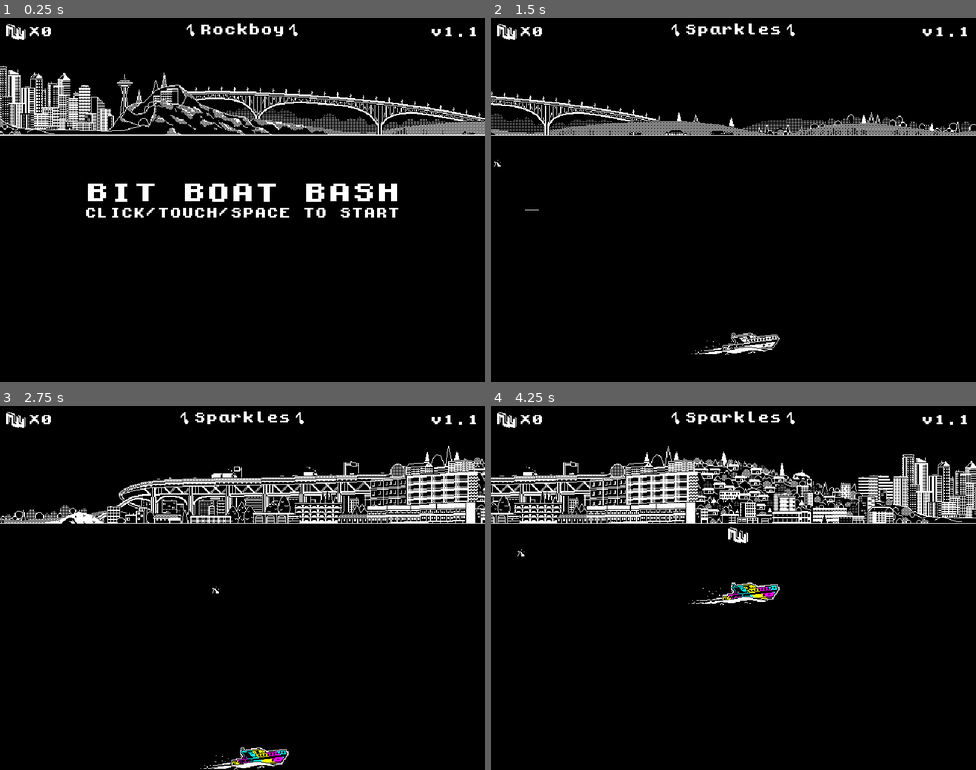
Above: before the commit, frames 1-4 (two rows, left to right).
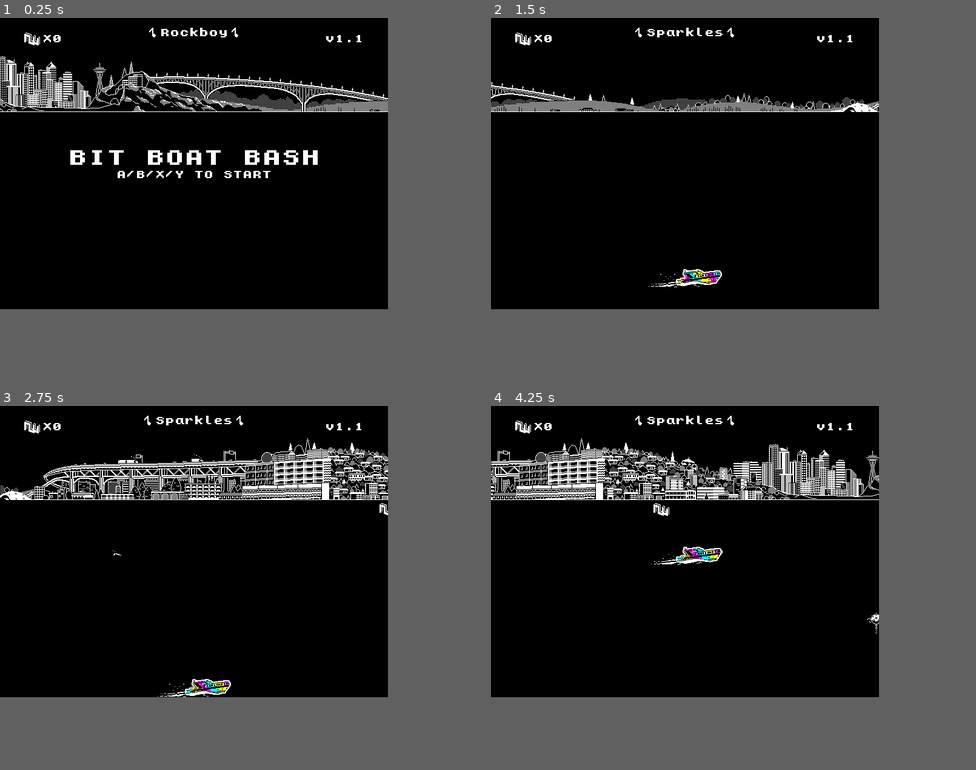
Above: after the commit, the same moments.

Repository: browncanstudios/BitBoatBash
Game: Godot game, scene res://Scenes/GameAndMusic.tscn
The game is run twice, just before and just after one commit, with the same random seed, the same clock (stepped at 60 frames per second) and the same inputs. Sound files missing from this copy of the repository are replaced by a short silence.
Inputs (mouse positions are in pixels of both pictures, inside the frame that each line leads up to):
- Up to frame 1 (0.25 s): no input
- Up to frame 2 (1.5 s): tap Enter (ui_accept) at 0.5, 0.77, 1.07 s; move the mouse to (840, 181) at 0.52 s; hold Right (ui_right) 0.53-1.28 s; tap M at 0.6 s; click (840, 181) at 0.67 s; tap K at 0.8, 1.35 s; move the mouse to (636, 218) at 1.27 s; hold Down (ui_down) from 1.28 s (still down)
- Up to frame 3 (2.75 s): tap Enter (ui_accept) at 1.52, 1.82 s; tap I at 1.55, 2.1 s; move the mouse to (291, 507) at 2.02 s; release Down (ui_down) at 2.03 s; hold Right (ui_right) from 2.03 s (still down); hold Enter (ui_accept) from 2.03 s (still down)
- Up to frame 4 (4.25 s): move the mouse to (709, 660) at 2.77 s; release Right (ui_right) at 2.78 s; release Enter (ui_accept) at 2.78 s; hold Up (ui_up) 2.78-3.53 s; tap Enter (ui_accept) at 2.85, 3.02, 3.32, 3.77, 4.07 s; click (709, 660) at 2.92 s; tap M at 3.05, 3.6 s; move the mouse to (879, 642) at 3.52 s; hold Left (ui_left) from 3.53 s (still down); tap K at 3.8 s
The window is 800x600 before the commit and 640x480 after it. Grey fills any space a smaller window leaves; there, only what the larger window draws over its background counts as a difference.

The runs differ from the first frame. In frame 1, 9.2% of the frame differs, in the area x 0-100%, y 1-55%; in frame 2, 4.4%; in frame 3, 8.9%; in frame 4, 10%, in the area x 0-100%, y 1-63%.

Commit message:
working on raspberry pi support for pow12

Diff:
--- a/Scenes/Game.gd
+++ b/Scenes/Game.gd
@@ -20,7 +20,7 @@
 			if $Player.alive == false:
 				emit_signal("restart")
 	if event is InputEventKey and event.pressed:
-		if event.scancode == KEY_I:
+		if event.scancode == KEY_M or event.scancode == KEY_K:
 			$Player.become_invincible()
 
 func _process(_delta):
--- a/Scenes/GameAndMusic.gd
+++ b/Scenes/GameAndMusic.gd
@@ -33,12 +33,10 @@
 	game.init()
 	game.get_node("Player").connect("player_sunk", self, "_on_Player_sunk")
 
+func _unhandled_input(event):
+	OS.window_fullscreen = true
+
 func _input(event):
-	if event is InputEventKey and event.pressed:
-		if event.scancode == KEY_SPACE and ($PressPlayUI/MarginContainer.visible or $GameOverUI/MarginContainer.visible):
-			$PressPlayUI/MarginContainer.visible = false
-			$GameOverUI/MarginContainer.visible = false
-			restart_game_scene()
 	if event is InputEventMouseButton:
 		if event.button_index == BUTTON_LEFT and ($PressPlayUI/MarginContainer.visible or $GameOverUI/MarginContainer.visible):
 			$PressPlayUI/MarginContainer.visible = false
@@ -63,5 +61,10 @@
 		$MusicPlayer.play()
 		$MusicUI/Container/SongLabel.text = songs[song_index]["name"]
 
+	if Input.is_action_pressed("ui_accept") and ($PressPlayUI/MarginContainer.visible or $GameOverUI/MarginContainer.visible):
+		$PressPlayUI/MarginContainer.visible = false
+		$GameOverUI/MarginContainer.visible = false
+		restart_game_scene()
+
 func _on_Player_sunk():
 	$GameOverUI/MarginContainer.visible = true
--- a/Scenes/GameAndMusic.tscn
+++ b/Scenes/GameAndMusic.tscn
@@ -33,7 +33,7 @@
 anchor_left = 0.5
 anchor_right = 0.5
 margin_left = -49.0
-margin_top = 8.0
+margin_top = 16.0
 margin_right = 49.0
 margin_bottom = 10.0
 grow_horizontal = 2
@@ -89,7 +89,7 @@
 margin_right = 416.0
 margin_bottom = 52.0
 custom_fonts/font = SubResource( 3 )
-text = "CLICK/TOUCH/SPACE TO START"
+text = "A/B/X/Y TO START"
 align = 1
 
 [node name="GameOverUI" type="CanvasLayer" parent="."]
@@ -121,5 +121,5 @@
 margin_right = 416.0
 margin_bottom = 52.0
 custom_fonts/font = SubResource( 5 )
-text = "CLICK/TOUCH/SPACE TO RETRY"
+text = "A/B/X/Y TO RETRY"
 align = 1
--- a/Scenes/HUD.tscn
+++ b/Scenes/HUD.tscn
@@ -11,6 +11,9 @@
 
 [node name="HUD" type="MarginContainer"]
 anchor_right = 1.0
+margin_left = 32.0
+margin_top = 16.0
+margin_right = -32.0
 margin_bottom = 32.0
 custom_constants/margin_right = 8
 custom_constants/margin_top = 8
@@ -20,7 +23,7 @@
 [node name="HBoxContainer" type="HBoxContainer" parent="."]
 margin_left = 8.0
 margin_top = 8.0
-margin_right = 632.0
+margin_right = 568.0
 margin_bottom = 29.0
 
 [node name="CollectibleLogoContainer" type="MarginContainer" parent="HBoxContainer"]
@@ -34,20 +37,20 @@
 
 [node name="ScoreContainer" type="MarginContainer" parent="HBoxContainer"]
 margin_left = 30.0
-margin_right = 556.0
+margin_right = 492.0
 margin_bottom = 21.0
 size_flags_horizontal = 3
 
 [node name="Label" type="Label" parent="HBoxContainer/ScoreContainer"]
 margin_top = 2.0
-margin_right = 526.0
+margin_right = 462.0
 margin_bottom = 18.0
 custom_fonts/font = SubResource( 1 )
 text = "X0"
 
 [node name="VersionContainer" type="MarginContainer" parent="HBoxContainer"]
-margin_left = 560.0
-margin_right = 624.0
+margin_left = 496.0
+margin_right = 560.0
 margin_bottom = 21.0
 
 [node name="Label" type="Label" parent="HBoxContainer/VersionContainer"]
--- a/Scenes/Player.gd
+++ b/Scenes/Player.gd
@@ -28,9 +28,9 @@
 
 	# vertical movement (using analog joystick or buttons)
 	var left_vertical_analog_value = Input.get_joy_axis(0, JOY_AXIS_1)
-	if Input.is_key_pressed(KEY_W) or Input.is_key_pressed(KEY_UP) or Input.is_action_pressed("ui_up"):
+	if Input.is_action_pressed("ui_up"):
 		velocity.y = -speed
-	elif Input.is_key_pressed(KEY_S) or Input.is_key_pressed(KEY_DOWN) or Input.is_action_pressed("ui_down"):
+	elif Input.is_action_pressed("ui_down"):
 		velocity.y = speed
 	elif abs(left_vertical_analog_value) > 0.1:
 		velocity.y = left_vertical_analog_value * speed
@@ -39,10 +39,10 @@
 
 	# horizontal movement (using analog joystick or buttons)
 	var left_horizontal_analog_value = Input.get_joy_axis(0, JOY_AXIS_0)
-	if Input.is_key_pressed(KEY_A) or Input.is_key_pressed(KEY_LEFT) or Input.is_action_pressed("ui_left"):
+	if Input.is_action_pressed("ui_left"):
 		velocity.x = 0.5 * speed
 		$AnimatedSprite.set_speed_scale(0.5)
-	elif Input.is_key_pressed(KEY_D) or Input.is_key_pressed(KEY_RIGHT) or Input.is_action_pressed("ui_right"):
+	elif Input.is_action_pressed("ui_right"):
 		velocity.x = 2.0 * speed
 		$AnimatedSprite.set_speed_scale(2.0)
 	elif left_horizontal_analog_value > 0.1:
--- a/project.godot
+++ b/project.godot
@@ -18,19 +18,30 @@
 
 window/size/width=640
 window/size/height=480
-window/size/test_width=960
-window/size/test_height=480
 window/stretch/mode="2d"
 window/stretch/aspect="keep_height"
 
 [input]
 
+ui_accept={
+"deadzone": 0.5,
+"events": [ Object(InputEventKey,"resource_local_to_scene":false,"resource_name":"","device":0,"alt":false,"shift":false,"control":false,"meta":false,"command":false,"pressed":false,"scancode":16777221,"physical_scancode":0,"unicode":0,"echo":false,"script":null)
+, Object(InputEventKey,"resource_local_to_scene":false,"resource_name":"","device":0,"alt":false,"shift":false,"control":false,"meta":false,"command":false,"pressed":false,"scancode":16777222,"physical_scancode":0,"unicode":0,"echo":false,"script":null)
+, Object(InputEventKey,"resource_local_to_scene":false,"resource_name":"","device":0,"alt":false,"shift":false,"control":false,"meta":false,"command":false,"pressed":false,"scancode":32,"physical_scancode":0,"unicode":0,"echo":false,"script":null)
+, Object(InputEventJoypadButton,"resource_local_to_scene":false,"resource_name":"","device":0,"button_index":0,"pressure":0.0,"pressed":false,"script":null)
+, Object(InputEventKey,"resource_local_to_scene":false,"resource_name":"","device":0,"alt":false,"shift":false,"control":false,"meta":false,"command":false,"pressed":false,"scancode":71,"physical_scancode":0,"unicode":0,"echo":false,"script":null)
+, Object(InputEventKey,"resource_local_to_scene":false,"resource_name":"","device":0,"alt":false,"shift":false,"control":false,"meta":false,"command":false,"pressed":false,"scancode":74,"physical_scancode":0,"unicode":0,"echo":false,"script":null)
+, Object(InputEventKey,"resource_local_to_scene":false,"resource_name":"","device":0,"alt":false,"shift":false,"control":false,"meta":false,"command":false,"pressed":false,"scancode":73,"physical_scancode":0,"unicode":0,"echo":false,"script":null)
+, Object(InputEventKey,"resource_local_to_scene":false,"resource_name":"","device":0,"alt":false,"shift":false,"control":false,"meta":false,"command":false,"pressed":false,"scancode":72,"physical_scancode":0,"unicode":0,"echo":false,"script":null)
+ ]
+}
 ui_left={
 "deadzone": 0.5,
 "events": [ Object(InputEventKey,"resource_local_to_scene":false,"resource_name":"","device":0,"alt":false,"shift":false,"control":false,"meta":false,"command":false,"pressed":false,"scancode":16777231,"physical_scancode":0,"unicode":0,"echo":false,"script":null)
 , Object(InputEventJoypadButton,"resource_local_to_scene":false,"resource_name":"","device":0,"button_index":14,"pressure":0.0,"pressed":false,"script":null)
 , Object(InputEventJoypadButton,"resource_local_to_scene":false,"resource_name":"","device":0,"button_index":4,"pressure":0.0,"pressed":false,"script":null)
 , Object(InputEventJoypadButton,"resource_local_to_scene":false,"resource_name":"","device":0,"button_index":6,"pressure":0.0,"pressed":false,"script":null)
+, Object(InputEventKey,"resource_local_to_scene":false,"resource_name":"","device":0,"alt":false,"shift":false,"control":false,"meta":false,"command":false,"pressed":false,"scancode":69,"physical_scancode":0,"unicode":0,"echo":false,"script":null)
  ]
 }
 ui_right={
@@ -39,6 +50,21 @@
 , Object(InputEventJoypadButton,"resource_local_to_scene":false,"resource_name":"","device":0,"button_index":15,"pressure":0.0,"pressed":false,"script":null)
 , Object(InputEventJoypadButton,"resource_local_to_scene":false,"resource_name":"","device":0,"button_index":5,"pressure":0.0,"pressed":false,"script":null)
 , Object(InputEventJoypadButton,"resource_local_to_scene":false,"resource_name":"","device":0,"button_index":7,"pressure":0.0,"pressed":false,"script":null)
+, Object(InputEventKey,"resource_local_to_scene":false,"resource_name":"","device":0,"alt":false,"shift":false,"control":false,"meta":false,"command":false,"pressed":false,"scancode":70,"physical_scancode":0,"unicode":0,"echo":false,"script":null)
+ ]
+}
+ui_up={
+"deadzone": 0.5,
+"events": [ Object(InputEventKey,"resource_local_to_scene":false,"resource_name":"","device":0,"alt":false,"shift":false,"control":false,"meta":false,"command":false,"pressed":false,"scancode":16777232,"physical_scancode":0,"unicode":0,"echo":false,"script":null)
+, Object(InputEventJoypadButton,"resource_local_to_scene":false,"resource_name":"","device":0,"button_index":12,"pressure":0.0,"pressed":false,"script":null)
+, Object(InputEventKey,"resource_local_to_scene":false,"resource_name":"","device":0,"alt":false,"shift":false,"control":false,"meta":false,"command":false,"pressed":false,"scancode":67,"physical_scancode":0,"unicode":0,"echo":false,"script":null)
+ ]
+}
+ui_down={
+"deadzone": 0.5,
+"events": [ Object(InputEventKey,"resource_local_to_scene":false,"resource_name":"","device":0,"alt":false,"shift":false,"control":false,"meta":false,"command":false,"pressed":false,"scancode":16777234,"physical_scancode":0,"unicode":0,"echo":false,"script":null)
+, Object(InputEventJoypadButton,"resource_local_to_scene":false,"resource_name":"","device":0,"button_index":13,"pressure":0.0,"pressed":false,"script":null)
+, Object(InputEventKey,"resource_local_to_scene":false,"resource_name":"","device":0,"alt":false,"shift":false,"control":false,"meta":false,"command":false,"pressed":false,"scancode":68,"physical_scancode":0,"unicode":0,"echo":false,"script":null)
  ]
 }
 
Not shown, changed: export_presets.cfg
